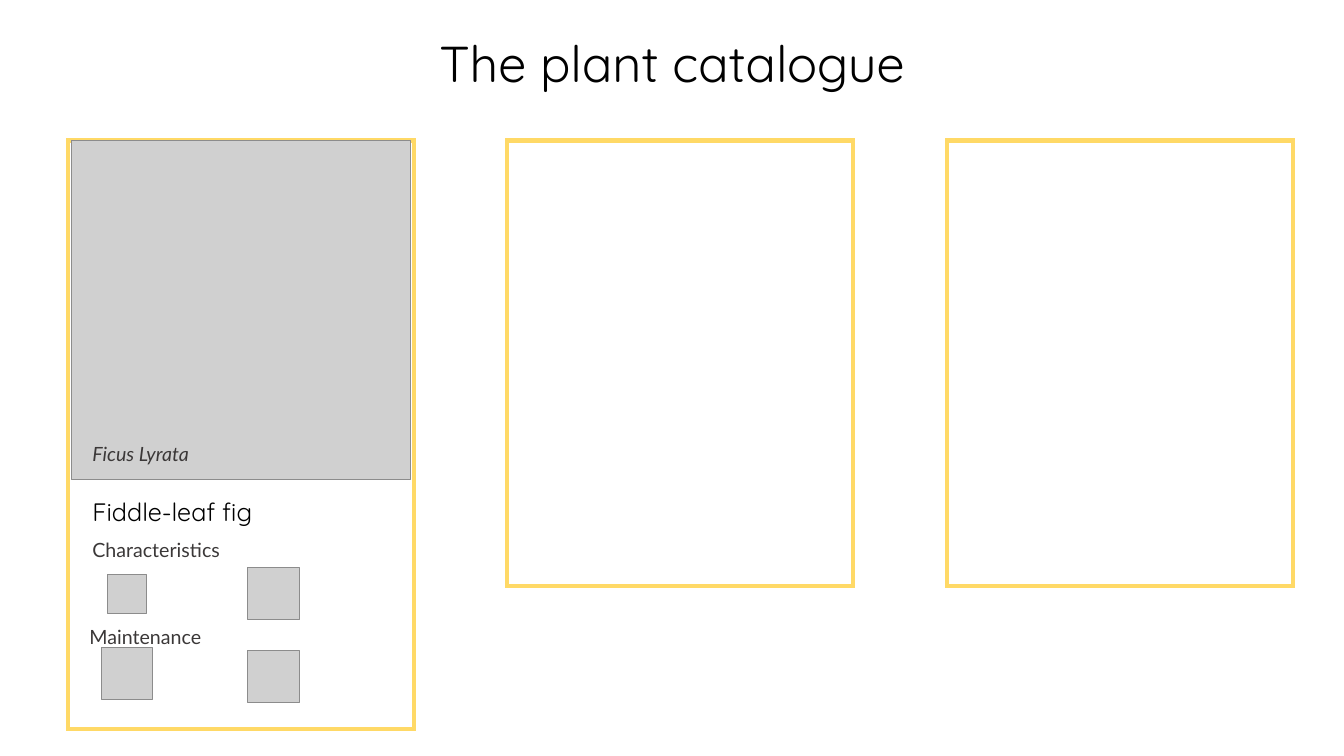
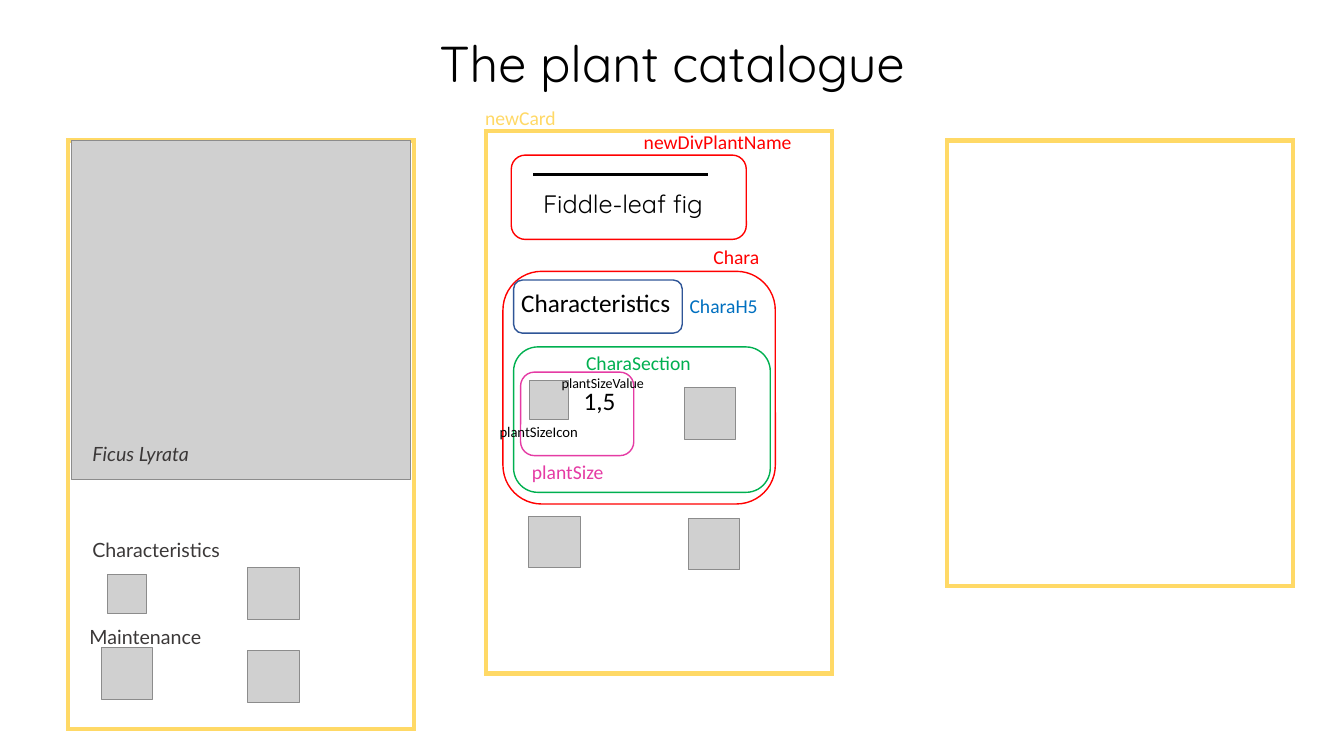
Before and after one commit to luciesteigleder/DOM-Manipulation, a slide deck: slide 2 of 03.5.Collection-project/assets/other/Plants catalogue.pptx. Drawn at 1344x756 pixels with LibreOffice and Linux fonts; fonts in the diff are those of the drawing; grey boxes stand for pictures. Boxes give left, top, right and bottom in pixels: in the first picture for what was removed or moved away, otherwise in the second. Text is boxed around its words. In the diff, an @@ line names an element or a change of style, - is before the commit and + after.

```diff
--- a/03.5.Collection-project/assets/other/Plants catalogue.pptx
+++ b/03.5.Collection-project/assets/other/Plants catalogue.pptx
@@ text added at (485,111,556,131), 14 pt, text #FFD966 @@
+newCard
@@ rectangle: place and size @@
-rectangle at (507,140,853,586)
+rectangle at (486,131,832,674)
@@ text added at (644,135,792,155), 14 pt, text #FF0000 @@
+newDivPlantName
@@ rounded rectangle added at (511,155,746,240), outline #FF0000 1 pt @@
@@ line added from (533, 174) to (709, 174), #000000 1.5 pt @@
@@ text "Fiddle-leaf fig": place and size @@
-text "Fiddle-leaf fig" at (92,502,252,526)
+text "Fiddle-leaf fig" at (543,194,703,218)
@@ text added at (713,250,759,264), 14 pt, text #FF0000 @@
+Chara
@@ rounded rectangle added at (503,271,775,504), outline #FF0000 1 pt @@
@@ rounded rectangle added at (514,280,683,334), outline #2F5597 1 pt @@
@@ text added at (521,294,670,313), 18 pt, text #000000 @@
+Characteristics
@@ text added at (690,299,758,313), 14 pt, text #0070C0 @@
+CharaH5
@@ rounded rectangle added at (514,347,771,492), outline #00B050 1 pt @@
@@ text added at (586,356,691,376), 14 pt, text #00B050 @@
+CharaSection
@@ rounded rectangle added at (520,372,633,456), outline #E53BA4 1 pt @@
@@ picture added at (529,380,569,419) @@
@@ text added at (562,376,644,392), 10 pt, text #000000 @@
+plantSizeValue
@@ picture added at (685,388,736,440) @@
@@ text added at (584,393,616,413), 18 pt, text #000000 @@
+1,5
@@ text added at (500,425,578,442), 10.5 pt, text #000000 @@
+plantSizeIcon
@@ text added at (532,465,604,482), 14 pt, text #E53BA4 @@
+plantSize
@@ picture added at (528,516,580,568) @@
@@ picture added at (689,518,740,570) @@
```
Also in this commit, not shown: 7 other files.
